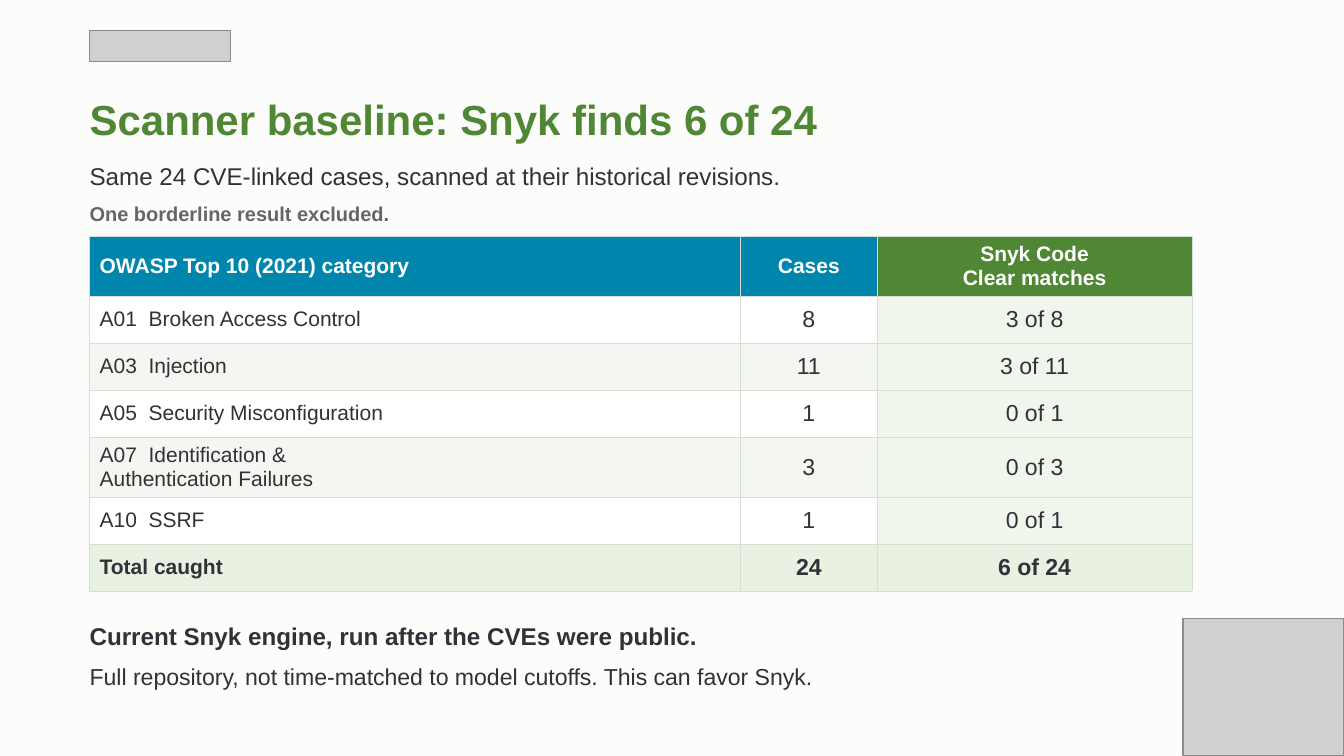
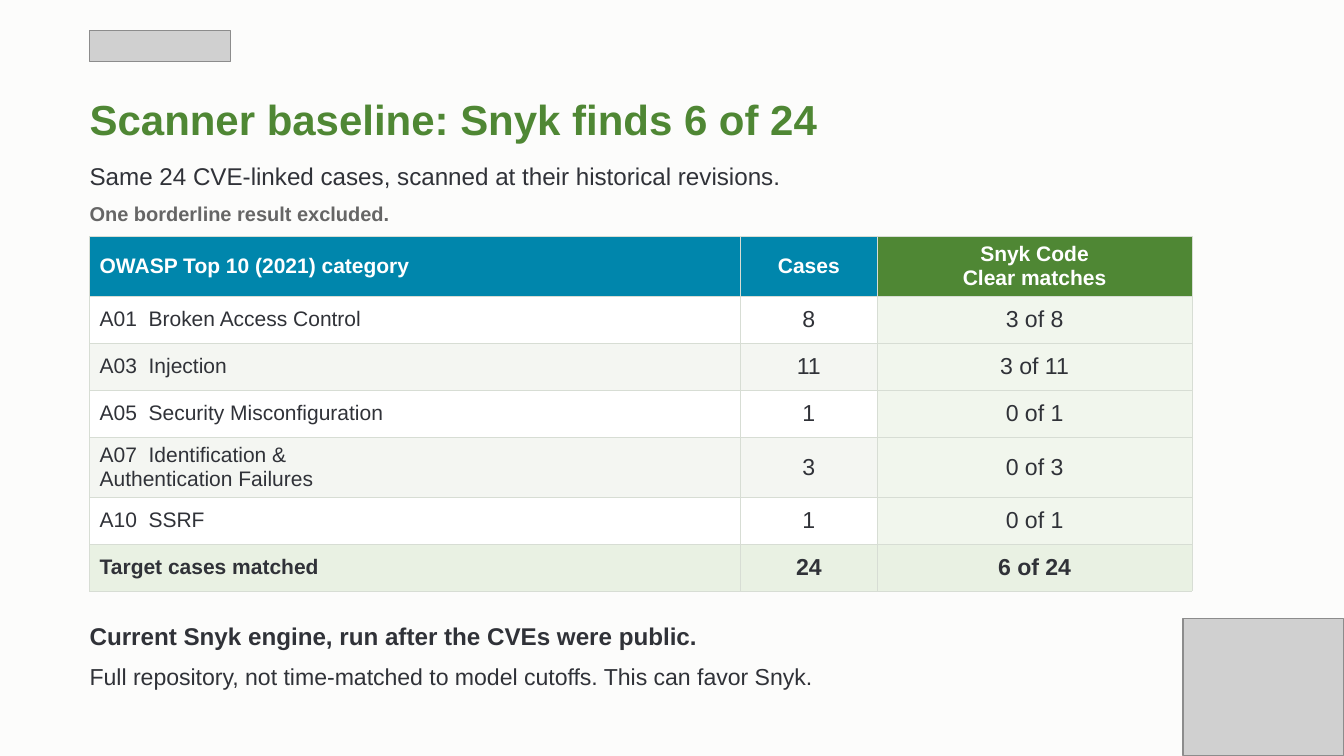
Before and after one commit to stperic/who-writes-who-finds, a slide deck: slide 5 of presentation/Who_Writes_the_Bug.pptx. Drawn at 1344x756 pixels with LibreOffice and Linux fonts; fonts in the diff are those of the drawing; grey boxes stand for pictures. Boxes give left, top, right and bottom in pixels: in the first picture for what was removed or moved away, otherwise in the second. Text is boxed around its words. In the diff, an @@ line names an element or a change of style, - is before the commit and + after.

```diff
--- a/presentation/Who_Writes_the_Bug.pptx
+++ b/presentation/Who_Writes_the_Bug.pptx
@@ table at (90, 236, 1192, 592) @@
-row 7, column 1: Total caught
+row 7, column 1: Target cases matched
```
Also in this commit, not shown: 9 other slides changed, 1 other file.
